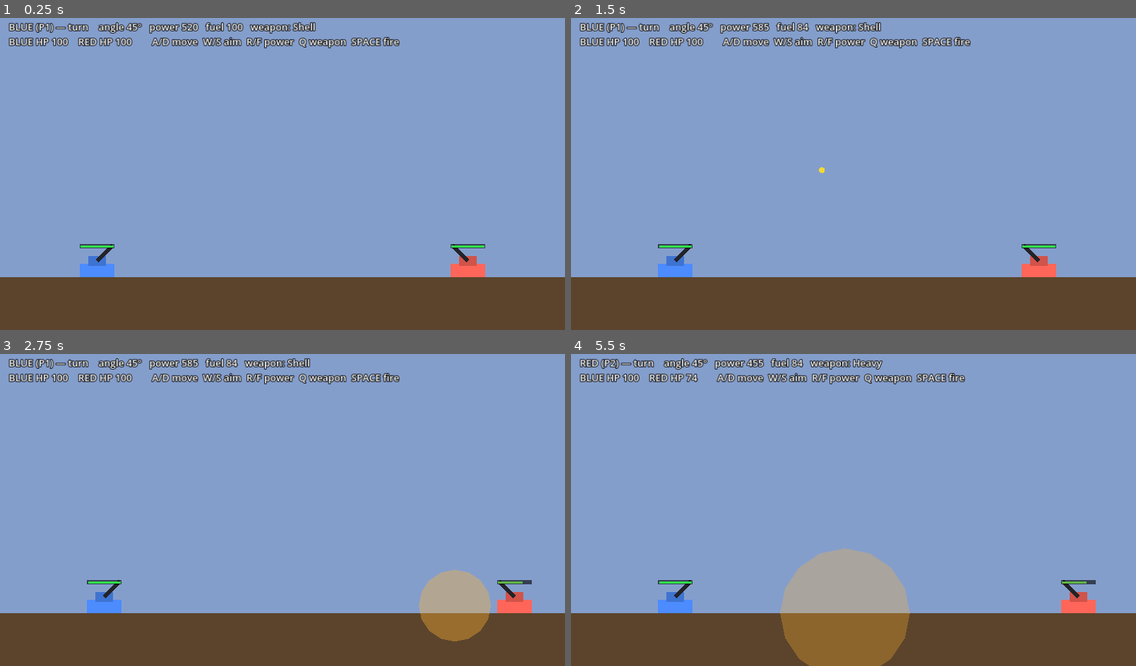
Above: before the commit, frames 1-4 (two rows, left to right).
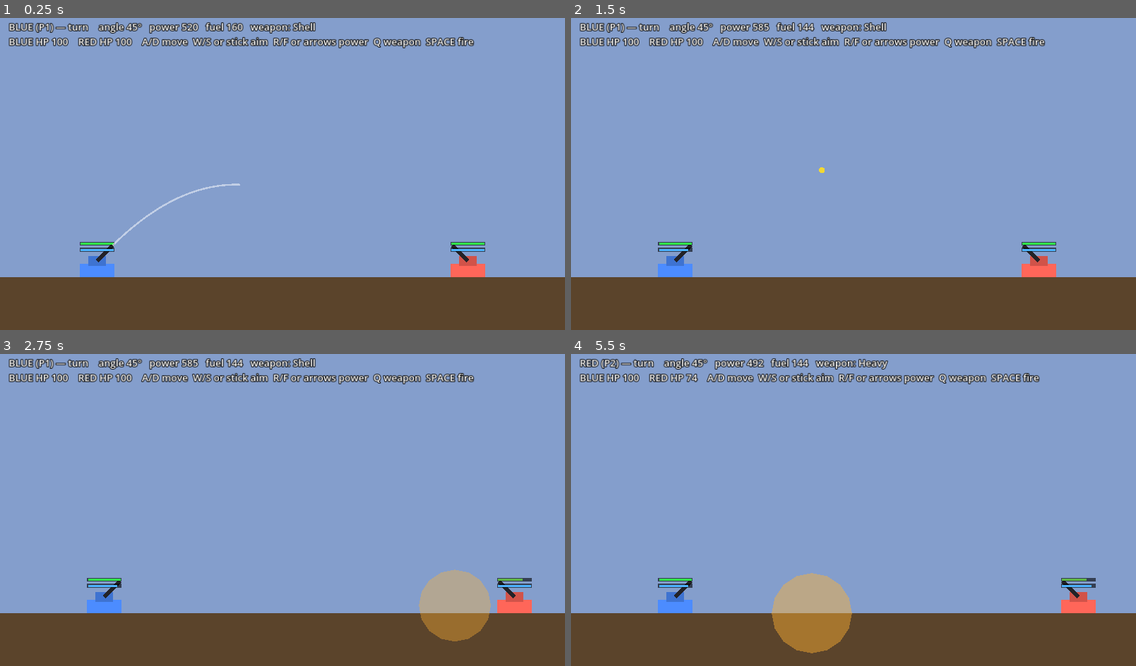
Above: after the commit, the same moments.

Repository: DriveThruG/Peach-Party
Game: Godot game, scene res://artillery/Artillery.tscn
Two runs of this game, one before a commit and one after it. Both use one fixed random seed, a clock stepped at 60 frames per second and the inputs below. This scene is started directly instead of the project's main scene.
Inputs:
- Up to frame 1 (0.25 s): no input
- Up to frame 2 (1.5 s): tap Enter at 0.5 s; hold D 0.53-1.28 s; hold R 0.53-1.28 s; tap Space at 0.77 s; tap F at 0.8, 1.35 s; hold Down from 1.28 s (still down)
- Up to frame 3 (2.75 s): tap Space at 1.52, 2 s; tap R at 1.55 s; release Down at 2.03 s; hold D from 2.03 s (still down); hold R from 2.03 s (still down); tap F at 2.3 s
- Up to frame 4 (5.5 s): release D at 2.78 s; release R at 2.78 s; hold Up 2.78-3.53 s; tap F at 2.85, 5.3 s; tap Space at 3.02, 3.77, 4.52, 5 s; tap R at 3.05, 4.55 s; hold F 3.53-4.28 s; hold A 3.53-5.03 s; tap Q at 3.6 s; tap Enter at 4.25, 4.35 s; hold Down from 5.03 s (still down); hold R from 5.03 s (still down)

The runs differ from the first frame. In frame 1, 1.8% of the frame differs, in the area x 14-86%, y 1-75%; in frame 2, 1.9%; in frame 3, 1.9%; in frame 4, 7.9%, in the area x 15-93%, y 1-100%.

Commit message:
Artillery: joystick aim + arrow-key power + trajectory guide line; fuel bar (more fuel)

Diff:
--- a/godot/artillery/artillery.gd
+++ b/godot/artillery/artillery.gd
@@ -10,6 +10,8 @@
 const MOVE_SPEED := 70.0
 const AIM_RATE := 42.0
 const POWER_RATE := 280.0
+const GUIDE_STEPS := 48          # trajectory-preview length (~0.8s of flight)
+const STICK_DEADZONE := 0.35
 
 # Per-weapon stats: [Shell, Heavy].
 const WEAPON_NAMES := ["Shell", "Heavy"]
@@ -28,6 +30,7 @@
 
 var hud: CanvasLayer
 var info: Label
+var guide: Line2D
 
 func _ready() -> void:
 	_add_rect(Vector2.ZERO, Vector2(VIEW.x, GROUND_Y), Color(0.52, 0.62, 0.80), -10)        # sky
@@ -35,6 +38,13 @@
 
 	_spawn_tank(220.0, Color(0.30, 0.55, 1.0), 1)
 	_spawn_tank(1060.0, Color(1.0, 0.40, 0.35), -1)
+
+	# Trajectory-preview line (world space).
+	guide = Line2D.new()
+	guide.width = 4.0
+	guide.default_color = Color(1, 1, 1, 0.5)
+	guide.z_index = 8
+	add_child(guide)
 
 	hud = CanvasLayer.new()
 	add_child(hud)
@@ -56,6 +66,7 @@
 	tanks.append(t)
 
 func _process(delta: float) -> void:
+	guide.visible = (state == "aim")
 	match state:
 		"aim":
 			_aim_phase(delta)
@@ -70,6 +81,8 @@
 
 func _aim_phase(delta: float) -> void:
 	var t: Tank = tanks[active]
+
+	# Move (A/D), costs fuel.
 	var mv := 0.0
 	if Input.is_physical_key_pressed(KEY_A):
 		mv -= 1.0
@@ -78,15 +91,24 @@
 	if mv != 0.0 and t.fuel > 0.0:
 		var dx := mv * MOVE_SPEED * delta
 		t.position.x = clampf(t.position.x + dx, 70.0, VIEW.x - 70.0)
-		t.fuel = maxf(0.0, t.fuel - absf(dx))
+		t.spend_fuel(absf(dx))
+
+	# Aim: keys (W/S) OR the left analog stick (push it where you want to aim).
 	if Input.is_physical_key_pressed(KEY_W):
 		t.aim(AIM_RATE * delta)
 	if Input.is_physical_key_pressed(KEY_S):
 		t.aim(-AIM_RATE * delta)
-	if Input.is_physical_key_pressed(KEY_R):
+	var stick := Vector2(Input.get_joy_axis(0, JOY_AXIS_LEFT_X), Input.get_joy_axis(0, JOY_AXIS_LEFT_Y))
+	if stick.length() > STICK_DEADZONE:
+		t.set_aim_deg(rad_to_deg(atan2(-stick.y, absf(stick.x) + 0.001)))
+
+	# Power: R/F OR the UP/DOWN arrow keys.
+	if Input.is_physical_key_pressed(KEY_R) or Input.is_physical_key_pressed(KEY_UP):
 		t.change_power(POWER_RATE * delta)
-	if Input.is_physical_key_pressed(KEY_F):
+	if Input.is_physical_key_pressed(KEY_F) or Input.is_physical_key_pressed(KEY_DOWN):
 		t.change_power(-POWER_RATE * delta)
+
+	_update_guide(t)
 	_update_info()
 
 func _unhandled_input(event: InputEvent) -> void:
@@ -186,10 +208,24 @@
 	tw.tween_property(fx, "modulate:a", 0.0, 0.4)
 	tw.chain().tween_callback(fx.queue_free)
 
+func _update_guide(t: Tank) -> void:
+	var pts := PackedVector2Array()
+	var pos: Vector2 = t.muzzle_pos()
+	var vel: Vector2 = t.muzzle_dir() * t.power
+	var dt := 1.0 / 60.0
+	for i in range(GUIDE_STEPS):
+		pts.append(pos)
+		vel.y += GRAVITY * dt
+		pos += vel * dt
+		if pos.y >= GROUND_Y:
+			pts.append(Vector2(pos.x, GROUND_Y))
+			break
+	guide.points = pts
+
 func _update_info() -> void:
 	var t: Tank = tanks[active]
 	var who := "BLUE (P1)" if active == 0 else "RED (P2)"
-	info.text = "%s — turn    angle %d°   power %d   fuel %d   weapon: %s\nBLUE HP %d    RED HP %d        A/D move  W/S aim  R/F power  Q weapon  SPACE fire" % [
+	info.text = "%s — turn    angle %d°   power %d   fuel %d   weapon: %s\nBLUE HP %d    RED HP %d    A/D move  W/S or stick aim  R/F or arrows power  Q weapon  SPACE fire" % [
 		who, roundi(t.aim_deg), roundi(t.power), roundi(t.fuel), WEAPON_NAMES[t.weapon],
 		roundi(tanks[0].hp), roundi(tanks[1].hp)]
 
--- a/godot/artillery/tank.gd
+++ b/godot/artillery/tank.gd
@@ -9,8 +9,8 @@
 const MAX_HP := 100.0
 
 var hp := MAX_HP
-var fuel := 100.0
-var max_fuel := 100.0
+var fuel := 160.0
+var max_fuel := 160.0
 var facing := 1            # +1 = aims/fires right, -1 = left
 var aim_deg := 45.0        # 0..85 above horizontal
 var power := 520.0
@@ -19,6 +19,7 @@
 
 var barrel: Node2D
 var hp_fill: Polygon2D
+var fuel_fill: Polygon2D
 
 func setup(col: Color, in_facing: int) -> void:
 	team_color = col
@@ -32,13 +33,9 @@
 	add_child(barrel)
 	_add_rect(barrel, Vector2(BARREL_LEN, 9), Vector2(BARREL_LEN * 0.5, 0), Color(0.14, 0.14, 0.16))
 
-	# Health bar (left-anchored: the fill's left edge stays put, it shrinks to the right).
-	_add_rect(self, Vector2(W, 9), Vector2(0, -H - 40), Color(0, 0, 0, 0.6))
-	hp_fill = Polygon2D.new()
-	hp_fill.polygon = PackedVector2Array([Vector2(0, -2.5), Vector2(W - 4, -2.5), Vector2(W - 4, 2.5), Vector2(0, 2.5)])
-	hp_fill.color = Color(0.2, 0.9, 0.3)
-	hp_fill.position = Vector2(-(W - 4) * 0.5, -H - 40)
-	add_child(hp_fill)
+	# Health + fuel bars (left-anchored: the fill's left edge stays put, it shrinks to the right).
+	hp_fill = _make_bar(-H - 46, Color(0.2, 0.9, 0.3))
+	fuel_fill = _make_bar(-H - 32, Color(0.3, 0.7, 1.0))
 
 	_refresh()
 
@@ -53,11 +50,19 @@
 	aim_deg = clampf(aim_deg + d, 0.0, 85.0)
 	_refresh()
 
+func set_aim_deg(d: float) -> void:
+	aim_deg = clampf(d, 0.0, 85.0)
+	_refresh()
+
 func change_power(d: float) -> void:
 	power = clampf(power + d, 150.0, 950.0)
 
 func take_damage(dmg: float) -> void:
 	hp = maxf(0.0, hp - dmg)
+	_refresh()
+
+func spend_fuel(amt: float) -> void:
+	fuel = maxf(0.0, fuel - amt)
 	_refresh()
 
 func is_dead() -> bool:
@@ -68,6 +73,16 @@
 	var frac := clampf(hp / MAX_HP, 0.0, 1.0)
 	hp_fill.scale.x = frac
 	hp_fill.color = Color(0.9, 0.2, 0.2).lerp(Color(0.2, 0.9, 0.3), frac)
+	fuel_fill.scale.x = clampf(fuel / max_fuel, 0.0, 1.0)
+
+func _make_bar(y: float, col: Color) -> Polygon2D:
+	_add_rect(self, Vector2(W, 9), Vector2(0, y), Color(0, 0, 0, 0.6))
+	var fill := Polygon2D.new()
+	fill.polygon = PackedVector2Array([Vector2(0, -2.5), Vector2(W - 4, -2.5), Vector2(W - 4, 2.5), Vector2(0, 2.5)])
+	fill.color = col
+	fill.position = Vector2(-(W - 4) * 0.5, y)
+	add_child(fill)
+	return fill
 
 func _add_rect(parent: Node, sz: Vector2, off: Vector2, col: Color) -> Polygon2D:
 	var poly := Polygon2D.new()
